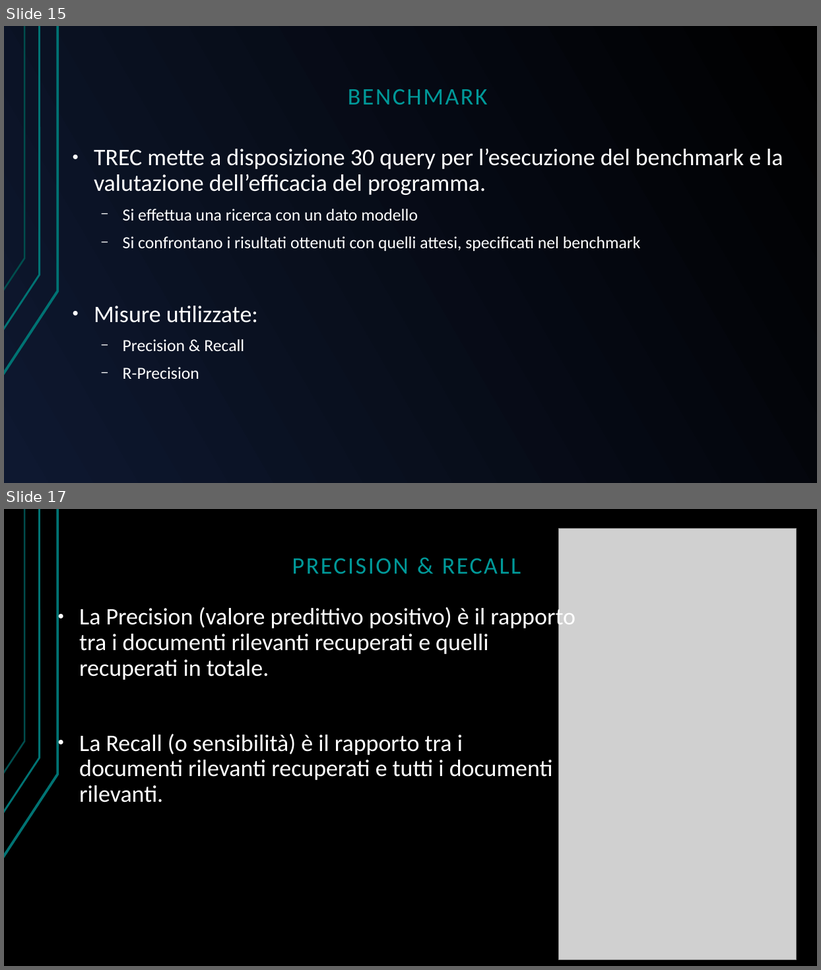
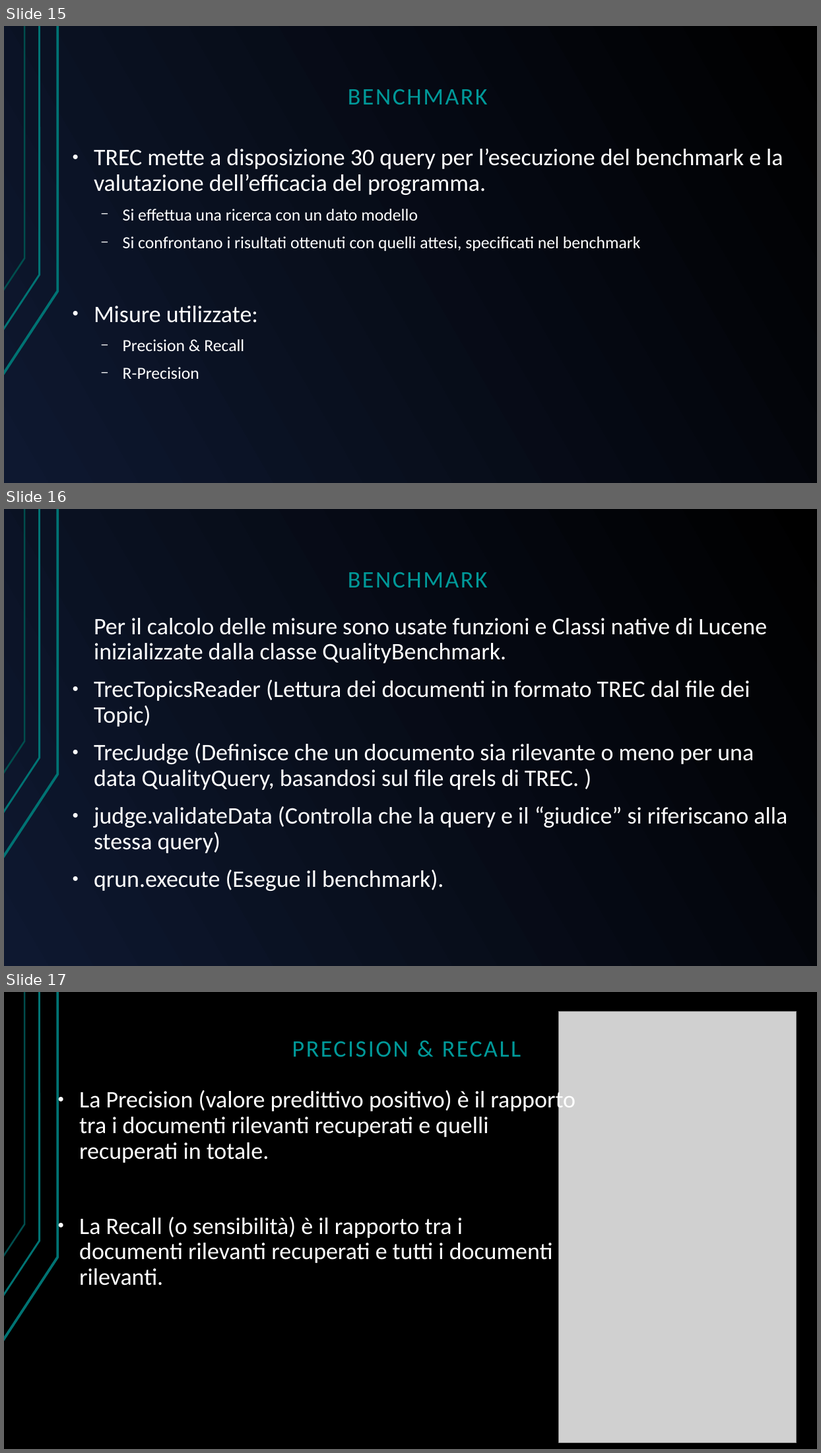
Before and after one commit to GreRagu/ProgettoGavi, a slide deck: Hegregio.odp. Shown one above the other, each under a label of ours: slides 15 and 17 before the commit, slides 15, 16 and 17 after it; the slides between them are not shown. The pictures are 821x970 and 821x1453 pixels, drawn with LibreOffice and Linux fonts; fonts in the diff are those of the drawing; grey boxes stand for pictures. Boxes give left, top, right and bottom in pixels: in the first picture for what was removed or moved away, otherwise in the second. Text is boxed around its words. In the diff, an @@ line names an element or a change of style, - is before the commit and + after.

```diff
--- a/Hegregio.odp
+++ b/Hegregio.odp
@@ slide 16 added at box(4, 509, 817, 966), background gradient #000000 to #0E1830; not listed: 3 template elements that a slide beside it also shows @@
@@ text added at box(348, 572, 488, 588), 28 pt, text #009999 @@
+BENCHMARK
@@ text added at box(94, 618, 787, 891), 28 pt, text #FFFFFF @@
+Per il calcolo delle misure sono usate funzioni e Classi native di Lucene inizializzate dalla classe QualityBenchmark.
+● TrecTopicsReader (Lettura dei documenti in formato TREC dal file dei Topic)
+● TrecJudge (Definisce che un documento sia rilevante o meno per una data QualityQuery, basandosi sul file qrels di TREC. )
+● judge.validateData (Controlla che la query e il “giudice” si riferiscano alla stessa query)
+● qrun.execute (Esegue il benchmark).
```
Also in this commit, not shown: 1 slide removed, 1 other file.
